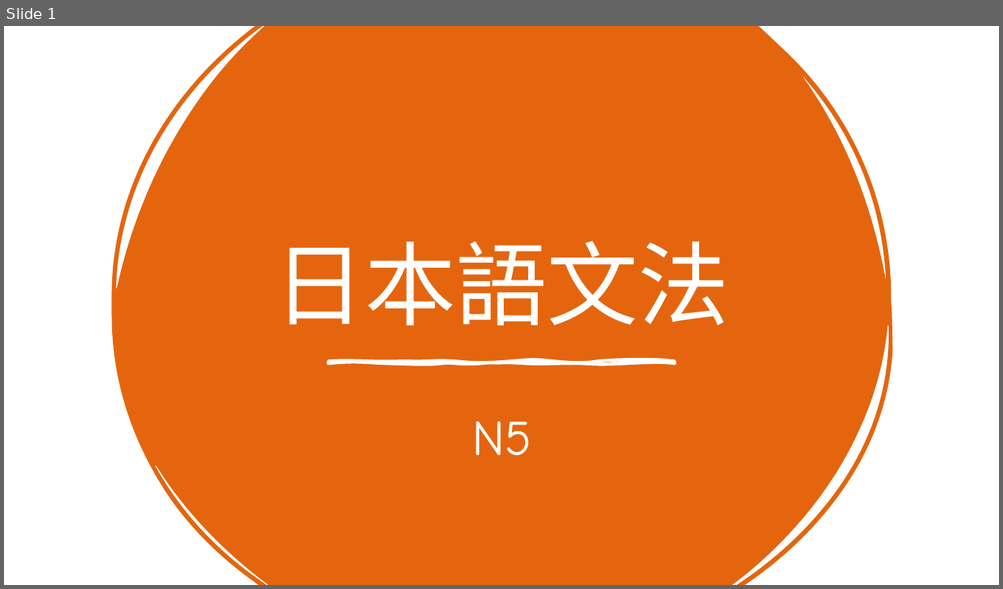
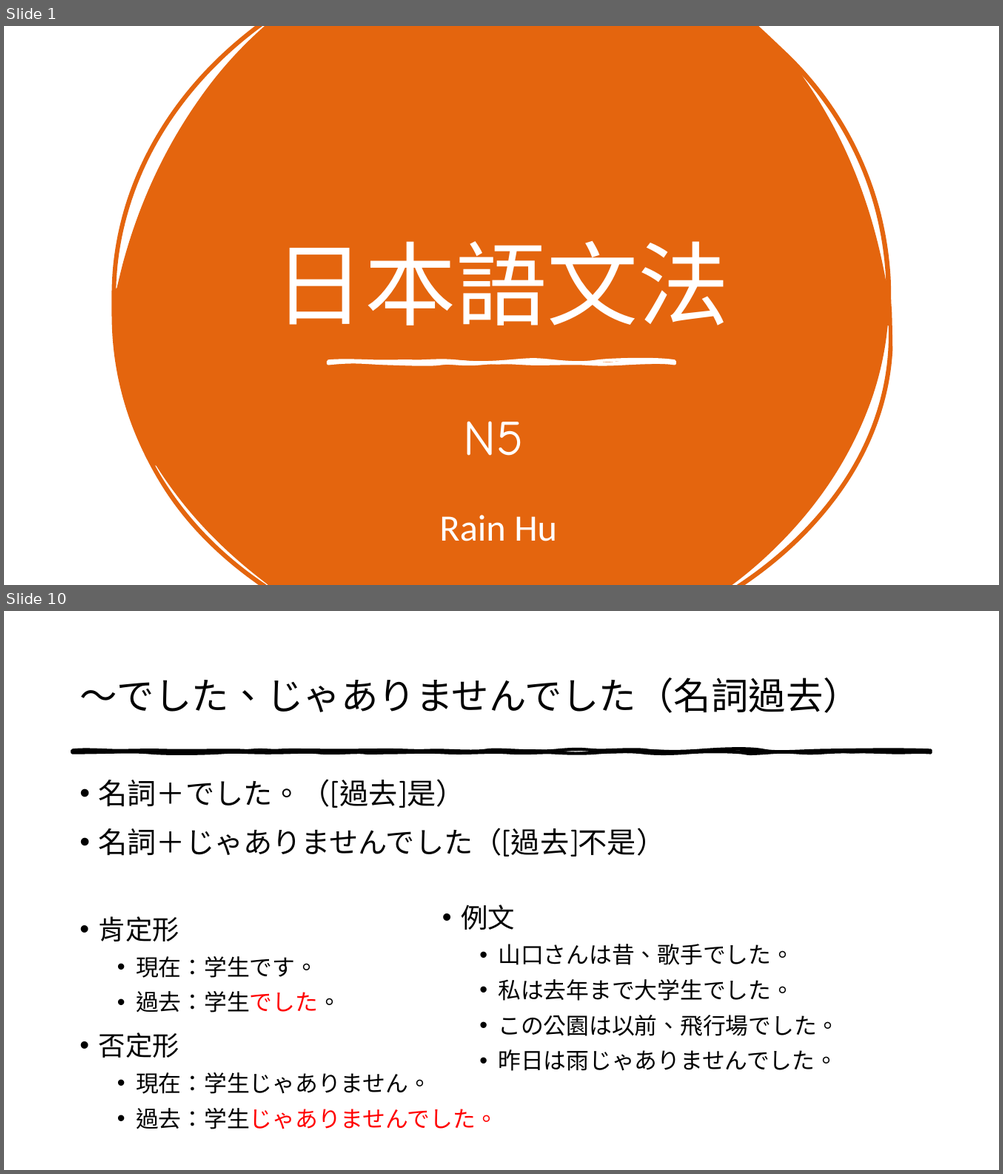
Before and after one commit to intervalrain/intervalrain.github.io, a slide deck: content/posts/jp/ppt/n5.pptx. Shown one above the other, each under a label of ours: slide 1 before the commit, slides 1 and 10 after it; the slides between them are not shown. The pictures are 1003x589 and 1003x1174 pixels, drawn with LibreOffice and Linux fonts; fonts in the diff are those of the drawing. Boxes give left, top, right and bottom in pixels: in the first picture for what was removed or moved away, otherwise in the second. Text is boxed around its words. In the diff, an @@ line names an element or a change of style, - is before the commit and + after.

```diff
--- a/content/posts/jp/ppt/n5.pptx
+++ b/content/posts/jp/ppt/n5.pptx
@@ slide 10 added at (4,611,999,1170), background #FFFFFF @@
@@ title added at (79,678,859,713), 36 pt, text #000000 @@
+〜でした、じゃありませんでした（名詞過去）
@@ freeform shape added at (73,751,930,753), fill #000000, outline #000000 3 pt @@
@@ text added at (99,779,666,1130), 22 pt, text #000000 @@
+• 名詞＋でした。（[過去]是）
+• 名詞＋じゃありませんでした（[過去]不是）
+• 肯定形
+  • 現在：学生です。
+  • 過去：学生でした。
+• 否定形
+  • 現在：学生じゃありません。
+  • 過去：学生じゃありませんでした。
@@ text added at (461,905,839,1071), 22 pt, text #000000 @@
+• 例文
+  • 山口さんは昔、歌手でした。
+  • 私は去年まで大学生でした。
+  • この公園は以前、飛行場でした。
+  • 昨日は雨じゃありませんでした。
@@ slide 1 changed as well @@
@@ subtitle "N5": place and size @@
-subtitle "N5" at (472,421,532,456)
+subtitle "N5" at (464,421,523,456)
@@ text added at (439,515,557,542), 36 pt, text #FFFFFF @@
+Rain Hu
```
Also in this commit, not shown: 19 other slides added, 1 slide removed.
